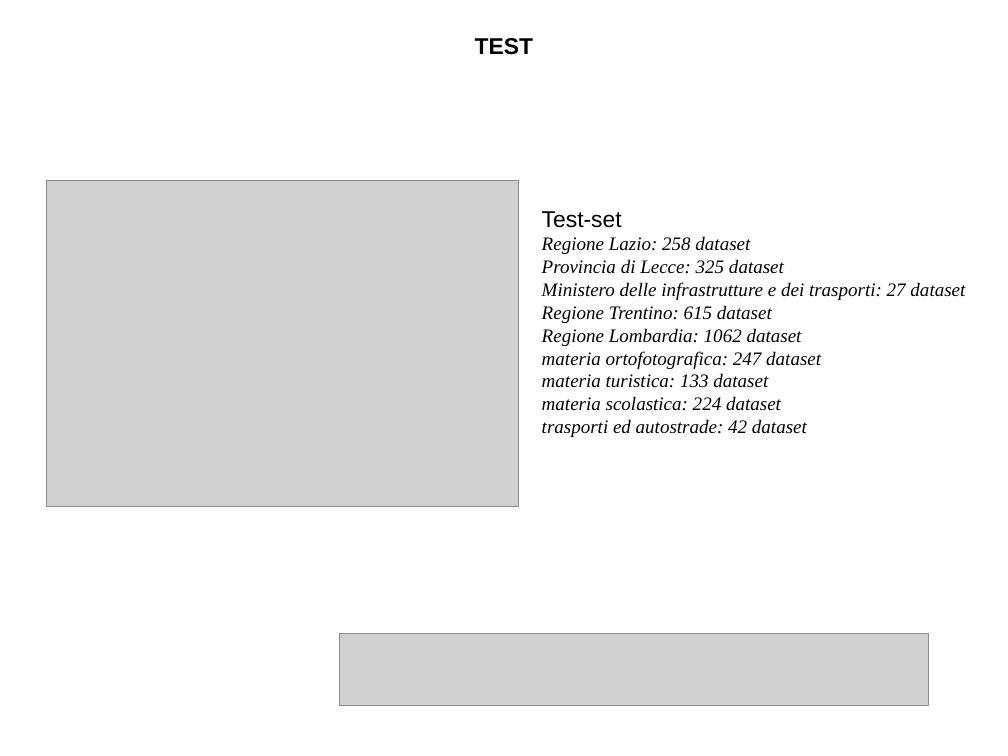
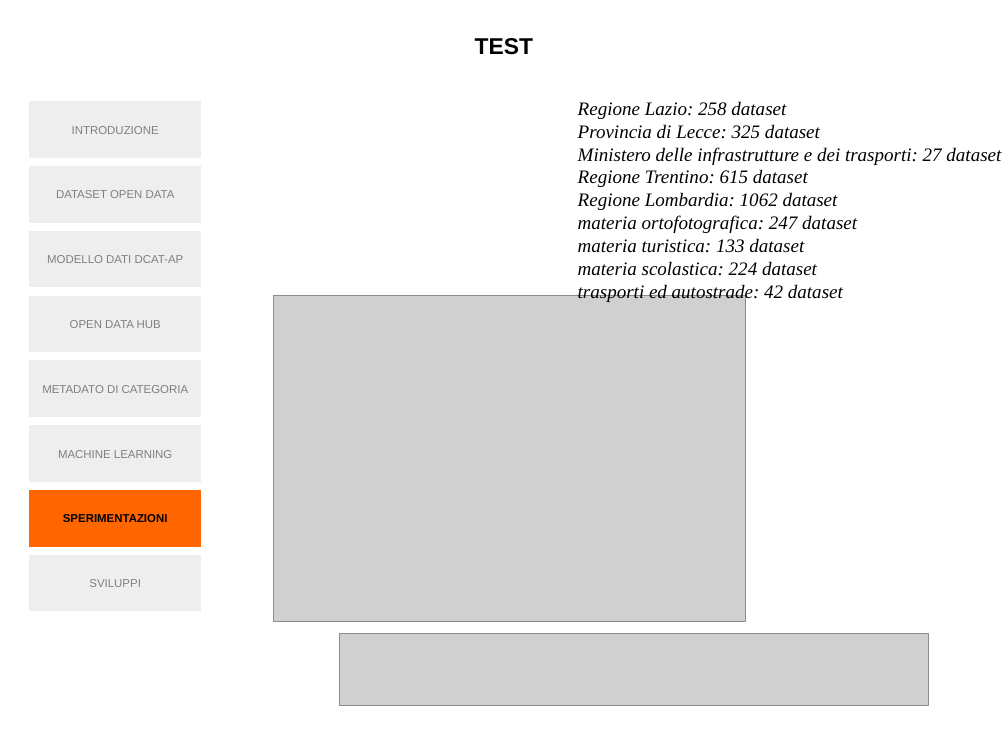
Before and after one commit to simonegasperoni/MSc_thesis_tex, a slide deck: slide 20 of th/slides/slides.odp (slide 10 before the commit). Drawn at 1008x756 pixels with LibreOffice and Linux fonts; fonts in the diff are those of the drawing; grey boxes stand for pictures. Boxes give left, top, right and bottom in pixels: in the first picture for what was removed or moved away, otherwise in the second. Text is boxed around its words. In the diff, an @@ line names an element or a change of style, - is before the commit and + after.

```diff
--- a/th/slides/slides.odp
+++ b/th/slides/slides.odp
@@ rectangle added at box(28, 101, 201, 158), fill #EEEEEE, outline #FFFFFF 0 pt, 9 pt, text #808080 @@
+INTRODUZIONE
@@ text "Regione Lazio: 258 dataset": place and size @@
-text "Regione Lazio: 258 dataset" at box(542, 211, 965, 437)
+text "Regione Lazio: 258 dataset" at box(578, 101, 1001, 302)
@@ rectangle added at box(28, 166, 201, 223), fill #EEEEEE, outline #FFFFFF 0 pt, 9 pt, text #808080 @@
+DATASET OPEN DATA
@@ rectangle added at box(28, 231, 201, 288), fill #EEEEEE, outline #FFFFFF 0 pt, 9 pt, text #808080 @@
+MODELLO DATI DCAT-AP
@@ text at box(542, 211, 622, 228): paragraph removed @@
-Test-set
@@ rectangle added at box(28, 295, 201, 353), fill #EEEEEE, outline #FFFFFF 0 pt, 9 pt, text #808080 @@
+OPEN DATA HUB
@@ picture: place and size @@
-picture at box(47, 180, 519, 507)
+picture at box(273, 295, 745, 622)
@@ rectangle added at box(28, 360, 201, 418), fill #EEEEEE, outline #FFFFFF 0 pt, 9 pt, text #808080 @@
+METADATO DI CATEGORIA
@@ rectangle added at box(28, 425, 201, 483), fill #EEEEEE, outline #FFFFFF 0 pt, 9 pt, text #808080 @@
+MACHINE LEARNING
@@ rectangle added at box(28, 489, 201, 547), fill #FF6600, outline #FFFFFF 0 pt, 9 pt, text #000000, bold @@
+SPERIMENTAZIONI
@@ rectangle added at box(28, 554, 201, 612), fill #EEEEEE, outline #FFFFFF 0 pt, 9 pt, text #808080 @@
+SVILUPPI
```
Also in this commit, not shown: 6 other slides changed, 15 slides added, 5 slides removed, 4 other files.
